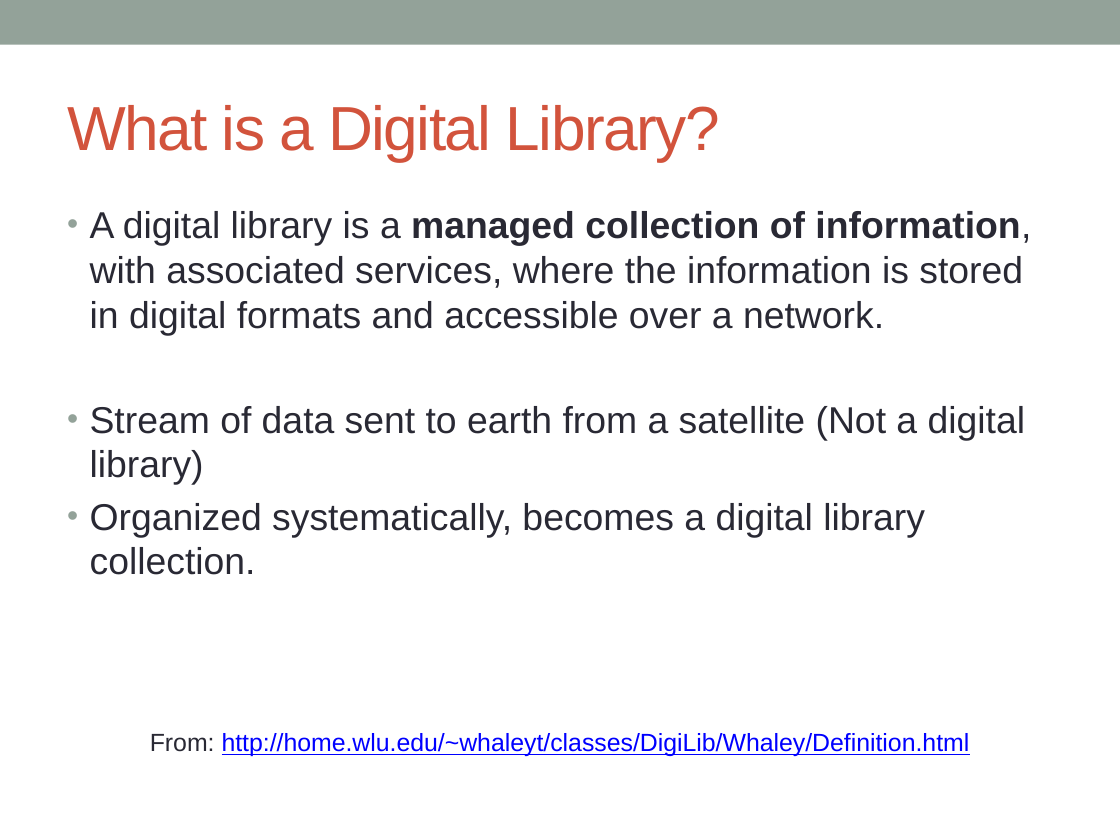
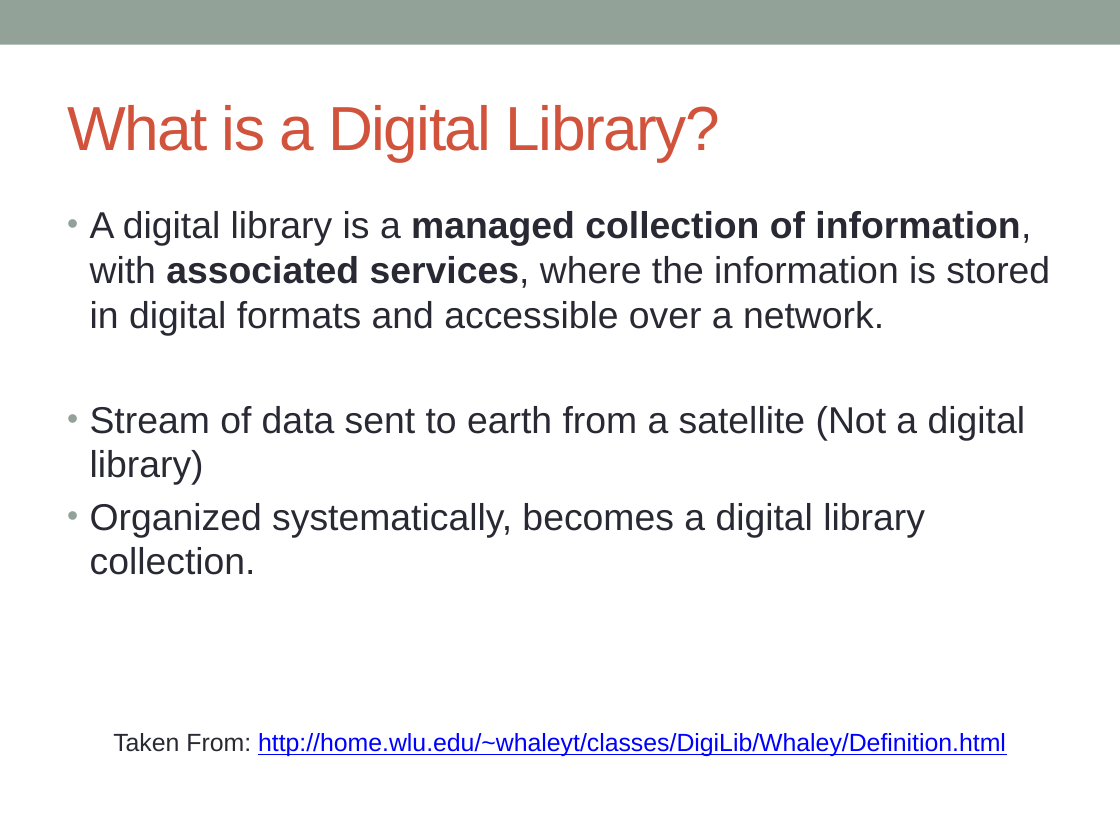
Before and after one commit to naumansiddiqui4/Mining-Scholarly-Big-Data, a slide deck: slide 2 of Digital libraries, repositories, and search engines.pptx. Drawn at 1120x840 pixels with LibreOffice and Linux fonts; fonts in the diff are those of the drawing. Boxes give left, top, right and bottom in pixels: in the first picture for what was removed or moved away, otherwise in the second. Text is boxed around its words. In the diff, an @@ line names an element or a change of style, - is before the commit and + after.

```diff
--- a/Digital libraries, repositories, and search engines.pptx
+++ b/Digital libraries, repositories, and search engines.pptx
@@ text at [90,211,1050,336]: bold on in "associated services," @@
@@ text at [113,733,1006,756]: text changed @@
-From: http://home.wlu.edu/~whaleyt/classes/DigiLib/Whaley/Definition.html
+Taken From: http://home.wlu.edu/~whaleyt/classes/DigiLib/Whaley/Definition.html
```
Also in this commit, not shown: 2 other slides changed, 23 slides added, 2 slides removed.
